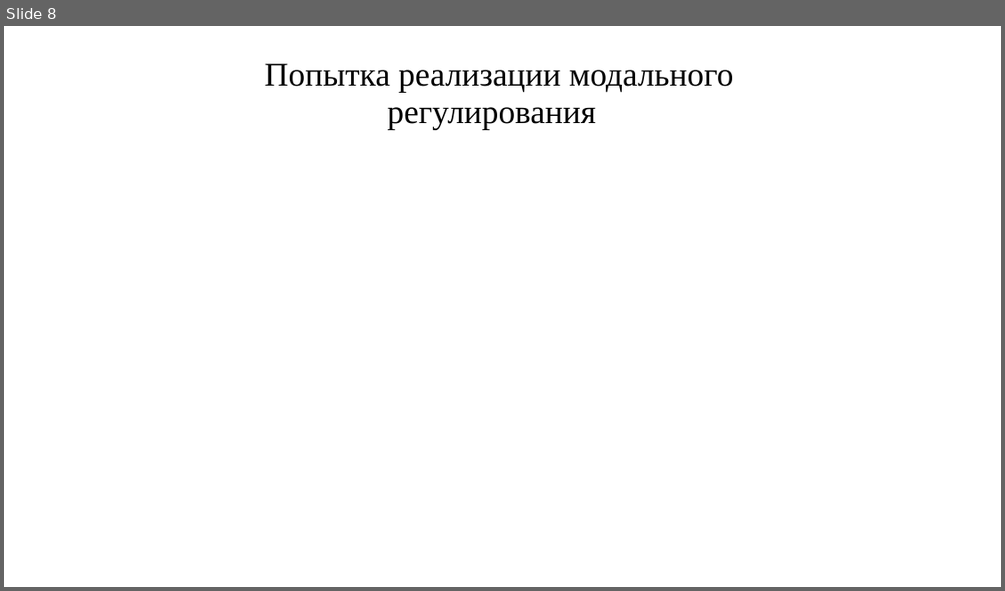
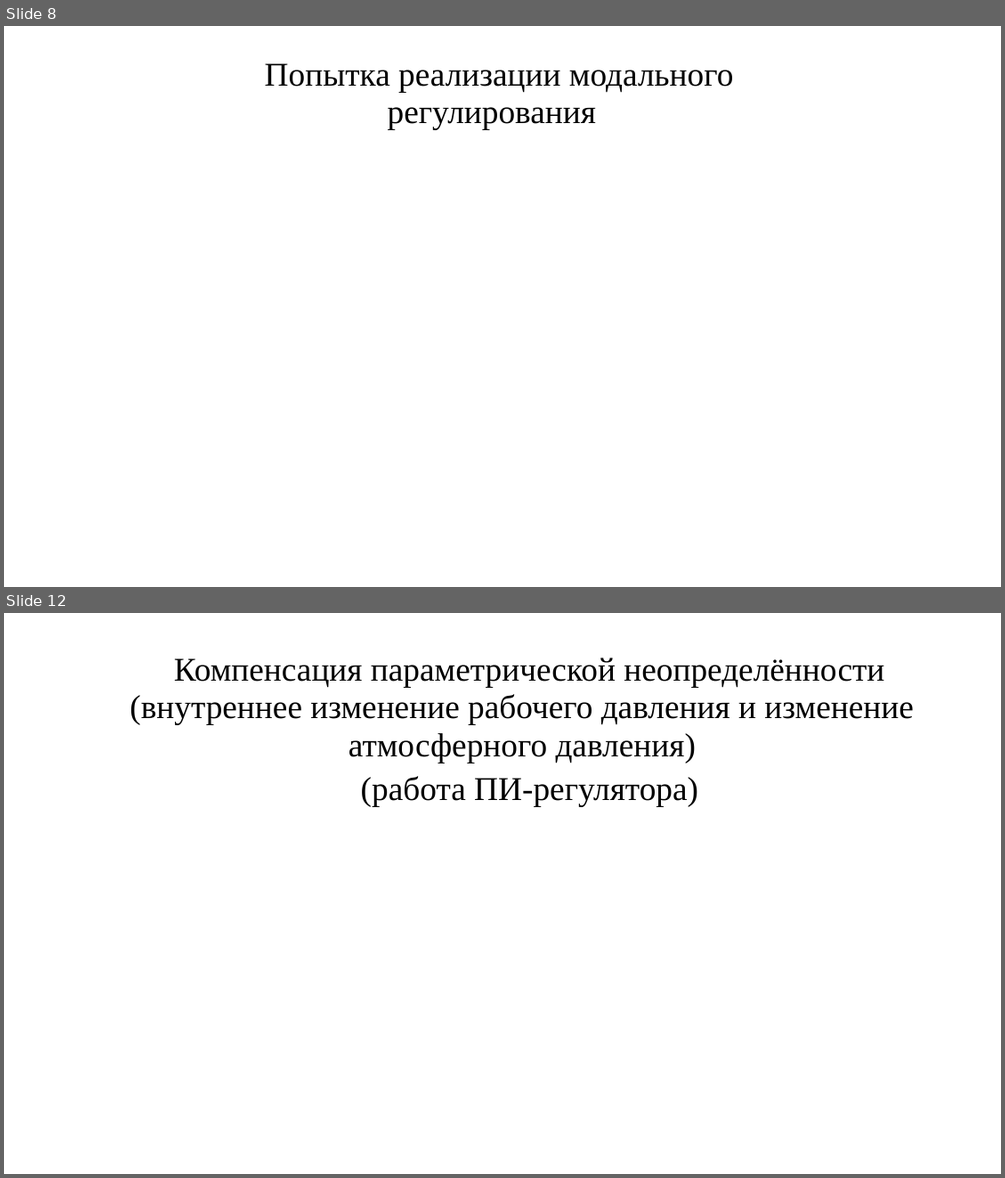
Before and after one commit to Rivares/Ph.D, a slide deck: 0_Docs_dir/3_General/Отчёт руководителям 12.07.2020.pptx. Shown one above the other, each under a label of ours: slide 8 before the commit, slides 8 and 12 after it; the slides between them are not shown. The pictures are 1005x591 and 1005x1178 pixels, drawn with LibreOffice and Linux fonts; fonts in the diff are those of the drawing. Boxes give left, top, right and bottom in pixels: in the first picture for what was removed or moved away, otherwise in the second. Text is boxed around its words. In the diff, an @@ line names an element or a change of style, - is before the commit and + after.

```diff
--- a/0_Docs_dir/3_General/Отчёт руководителям 12.07.2020.pptx
+++ b/0_Docs_dir/3_General/Отчёт руководителям 12.07.2020.pptx
@@ slide 12 added at bbox=[4, 613, 1001, 1174], background #FFFFFF @@
@@ text added at bbox=[129, 657, 913, 807], 32 pt, text #000000 @@
+Компенсация параметрической неопределённости (внутреннее изменение рабочего давления и изменение атмосферного давления)
+(работа ПИ-регулятора)
```
Also in this commit, not shown: 2 slides changed, 2 other slides added, 24 other files.
